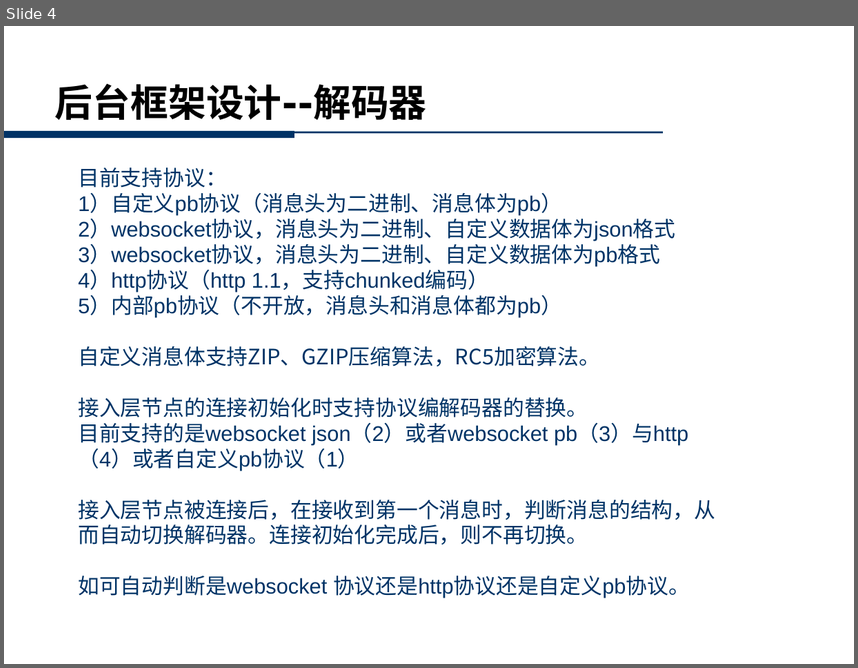
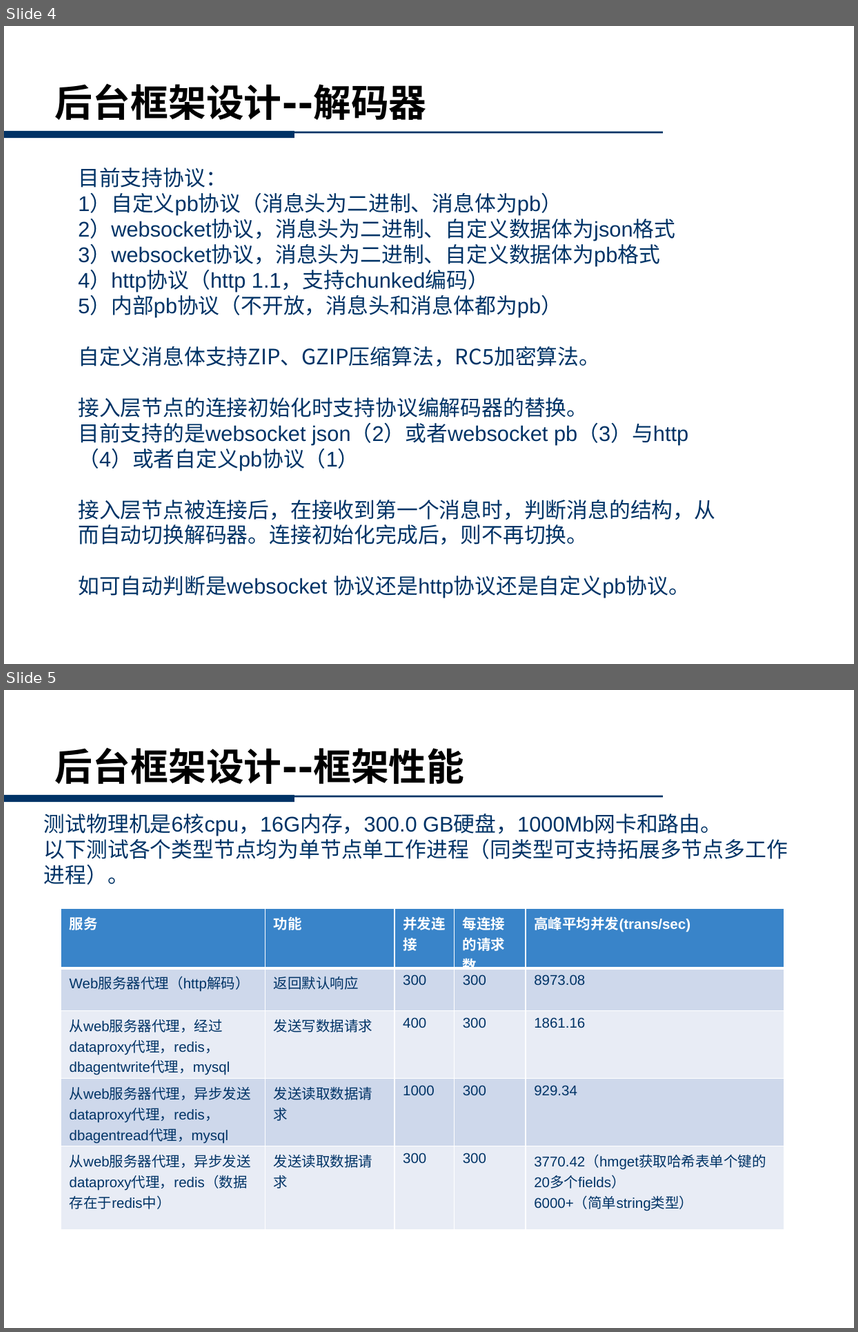
Before and after one commit to doerjiayi/thunder, a slide deck: thunder引擎说明.pptx. Shown one above the other, each under a label of ours: slide 4 before the commit, slides 4 and 5 after it. The pictures are 858x668 and 858x1332 pixels, drawn with LibreOffice and Linux fonts; fonts in the diff are those of the drawing; background and template pictures are left out. Boxes give left, top, right and bottom in pixels: in the first picture for what was removed or moved away, otherwise in the second. Text is boxed around its words. In the diff, an @@ line names an element or a change of style, - is before the commit and + after.

Commit message:
性能测试

```diff
--- a/thunder引擎说明.pptx
+++ b/thunder引擎说明.pptx
@@ slide 5 added at [4, 690, 854, 1328], background picture (left out); not listed: 2 template elements that a slide beside it also shows @@
@@ title added at [55, 747, 464, 784], 32 pt, text #000000, bold @@
+后台框架设计--框架性能
@@ text added at [44, 814, 788, 885], 18 pt, text #003366 @@
+测试物理机是6核cpu，16G内存，300.0 GB硬盘，1000Mb网卡和路由。
+以下测试各个类型节点均为单节点单工作进程（同类型可支持拓展多节点多工作进程）。
@@ table added at [61, 909, 784, 1223], 5 rows, 5 columns @@
+服务 | 功能 | 并发连接 | 每连接的请求数 | 高峰平均并发(trans/sec)
+Web服务器代理（http解码） | 返回默认响应 | 300 | 300 | 8973.08
+从web服务器代理，经过dataproxy代理，redis，dbagentwrite代理，mysql | 发送写数据请求 | 400 | 300 | 1861.16
+从web服务器代理，异步发送dataproxy代理，redis，dbagentread代理，mysql | 发送读取数据请求 | 1000 | 300 | 929.34
+从web服务器代理，异步发送dataproxy代理，redis（数据存在于redis中） | 发送读取数据请求 | 300 | 300 | 3770.42（hmget获取哈希表单个键的20多个fields） / 6000+（简单string类型）
```
